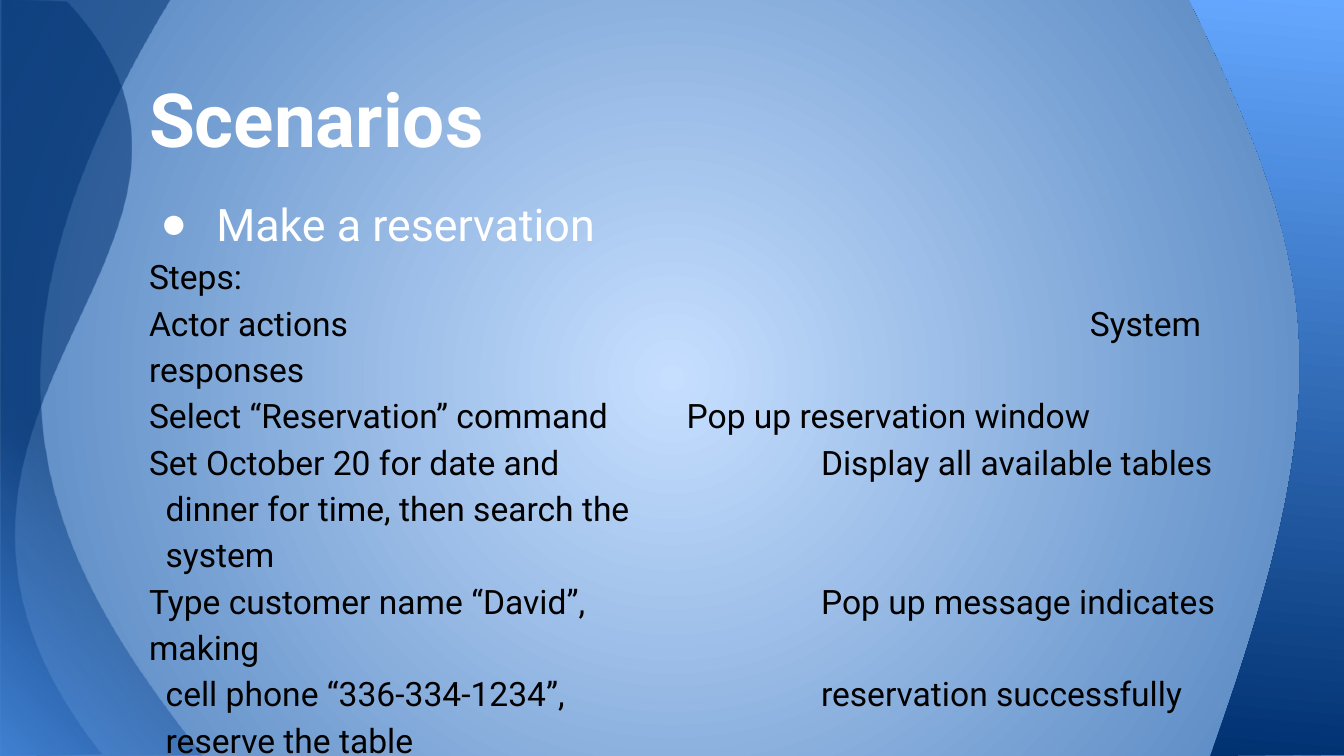
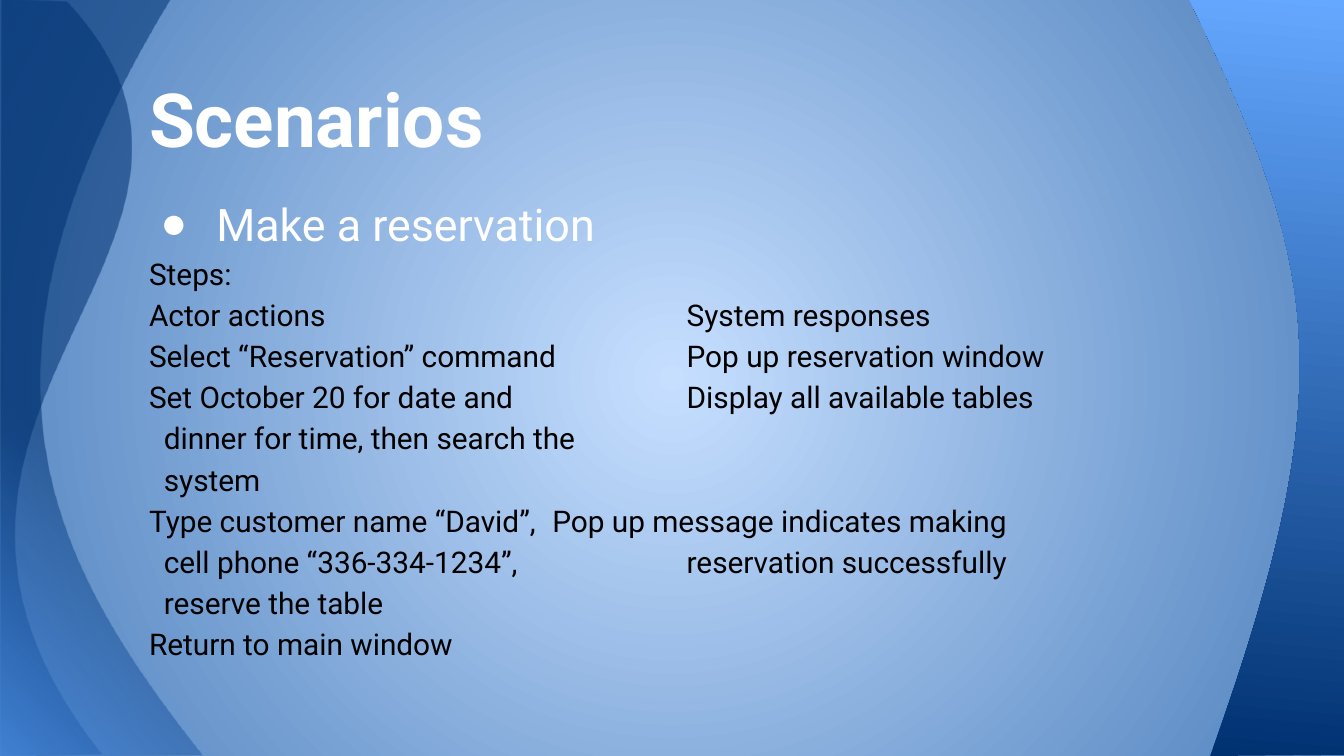
Before and after one commit to ruicsc/CSC640-Project, a slide deck: slide 6 of Project Part I.pptx. Drawn at 1344x756 pixels with LibreOffice and Linux fonts; fonts in the diff are those of the drawing. Boxes give left, top, right and bottom in pixels: in the first picture for what was removed or moved away, otherwise in the second. Text is boxed around its words. In the diff, an @@ line names an element or a change of style, - is before the commit and + after.

```diff
--- a/Project Part I.pptx
+++ b/Project Part I.pptx
@@ text at bbox=[149, 263, 1044, 656]: size 18 to 16 pt @@
```
Also in this commit, not shown: 2 other slides changed, 1 slide added.
